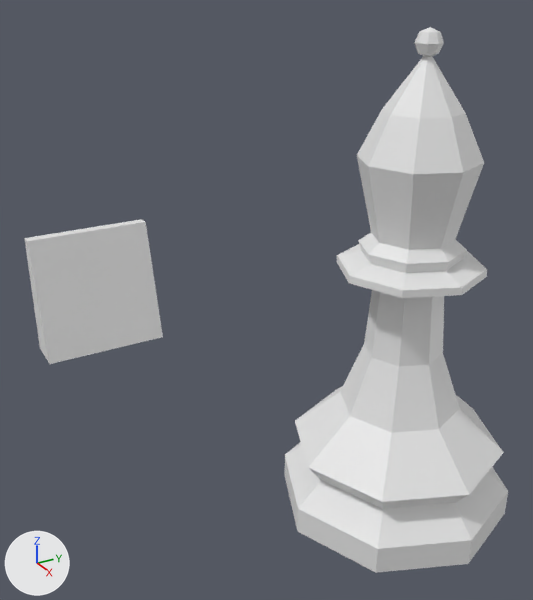
What one commit did to the Blender file chess/low-poly-bishop.blend.
Camera for both pictures: a camera (50 mm lens) standing at (8.36, -7.35, 8.76) and looking at (-0.94, -2.08, 3.98). The lights are fixed; the arrows at lower left show +X, +Y and +Z.

In view in the first picture: 'Bishop', 'Cube'.
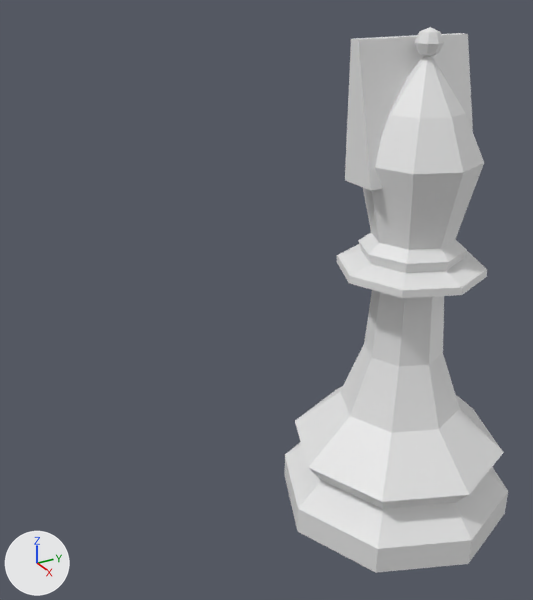
Commit message: wedge position

Where the change shows, as pixel boxes [x1, y1, x2, y2] in the pictures (533 x 600 px):
'Cube', moved
    before: [24, 219, 163, 364]
    after: [345, 33, 473, 190]

The change, as a list of edits to the scene's bpy script:
```text
Change ob_cube:
    ob_cube.location: (-3.15, -4.18, 3.81) -> (-0.27, 0.0, 6.88)
```
